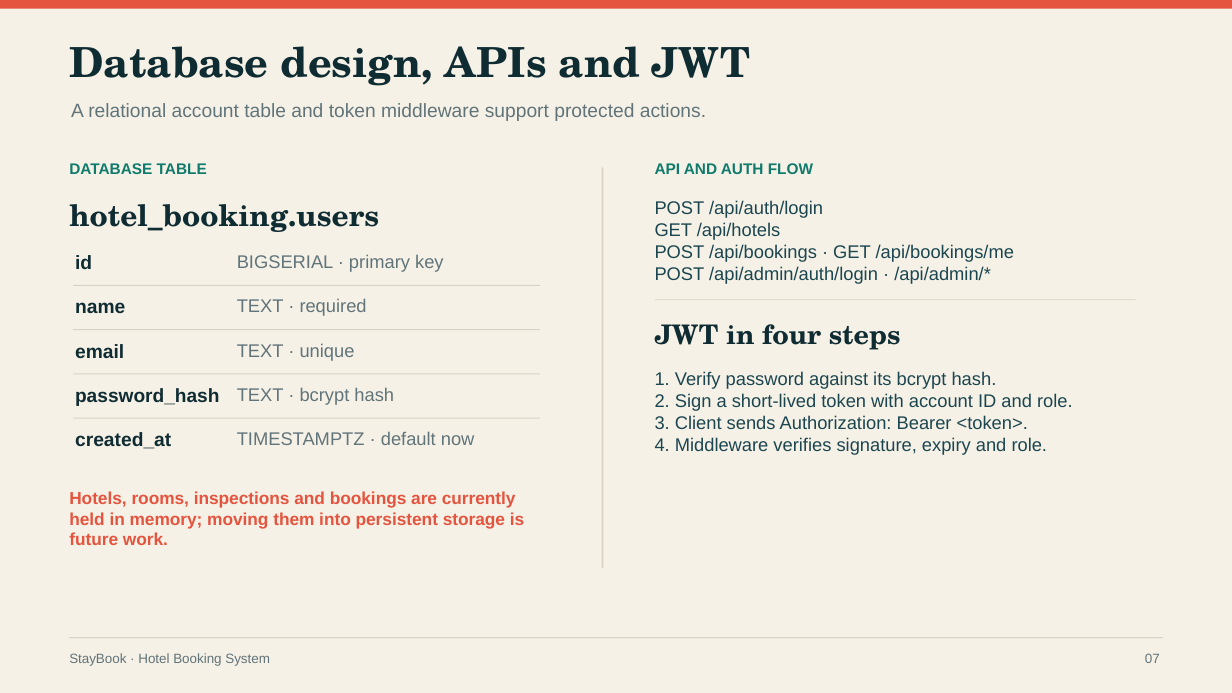
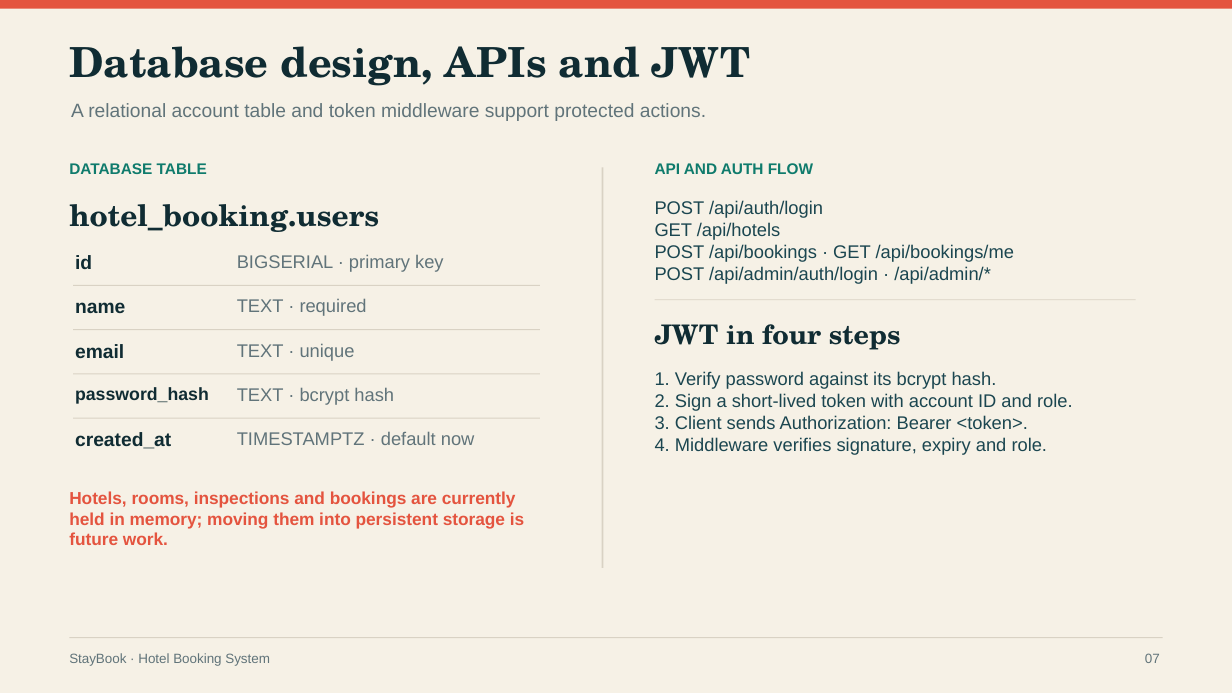
Before and after one commit to sanjutalari/hotel-booking-system_2, a slide deck: slide 7 of docs/StayBook_Project_Presentation.pptx. Drawn at 1232x693 pixels with LibreOffice and Linux fonts; fonts in the diff are those of the drawing. Boxes give left, top, right and bottom in pixels: in the first picture for what was removed or moved away, otherwise in the second. Text is boxed around its words. In the diff, an @@ line names an element or a change of style, - is before the commit and + after.

```diff
--- a/docs/StayBook_Project_Presentation.pptx
+++ b/docs/StayBook_Project_Presentation.pptx
@@ text "password_hash" at [75, 387, 209, 404]: size 14.9 to 13.8 pt @@
```
Also in this commit, not shown: 2 other slides changed, 1 slide added, 5 other files.
